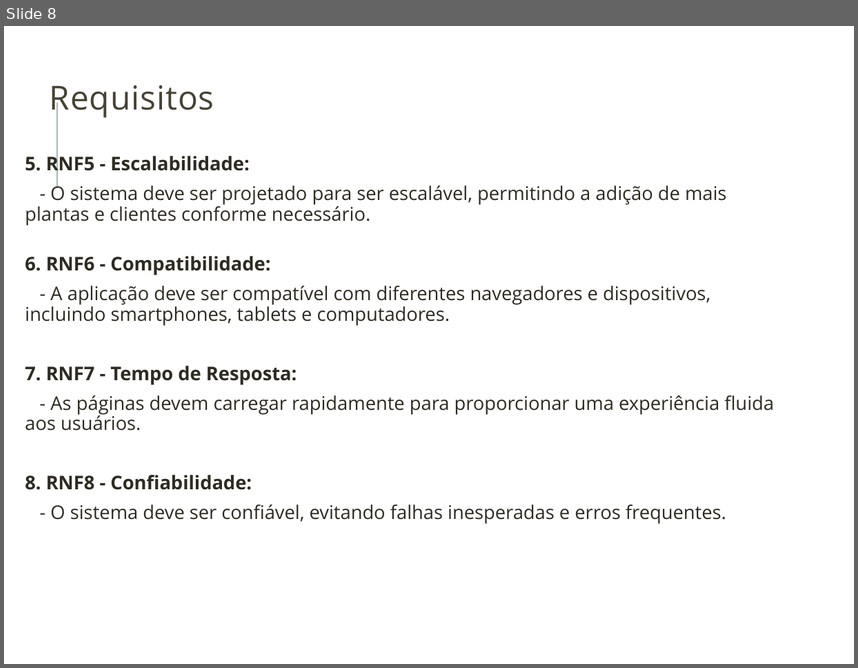
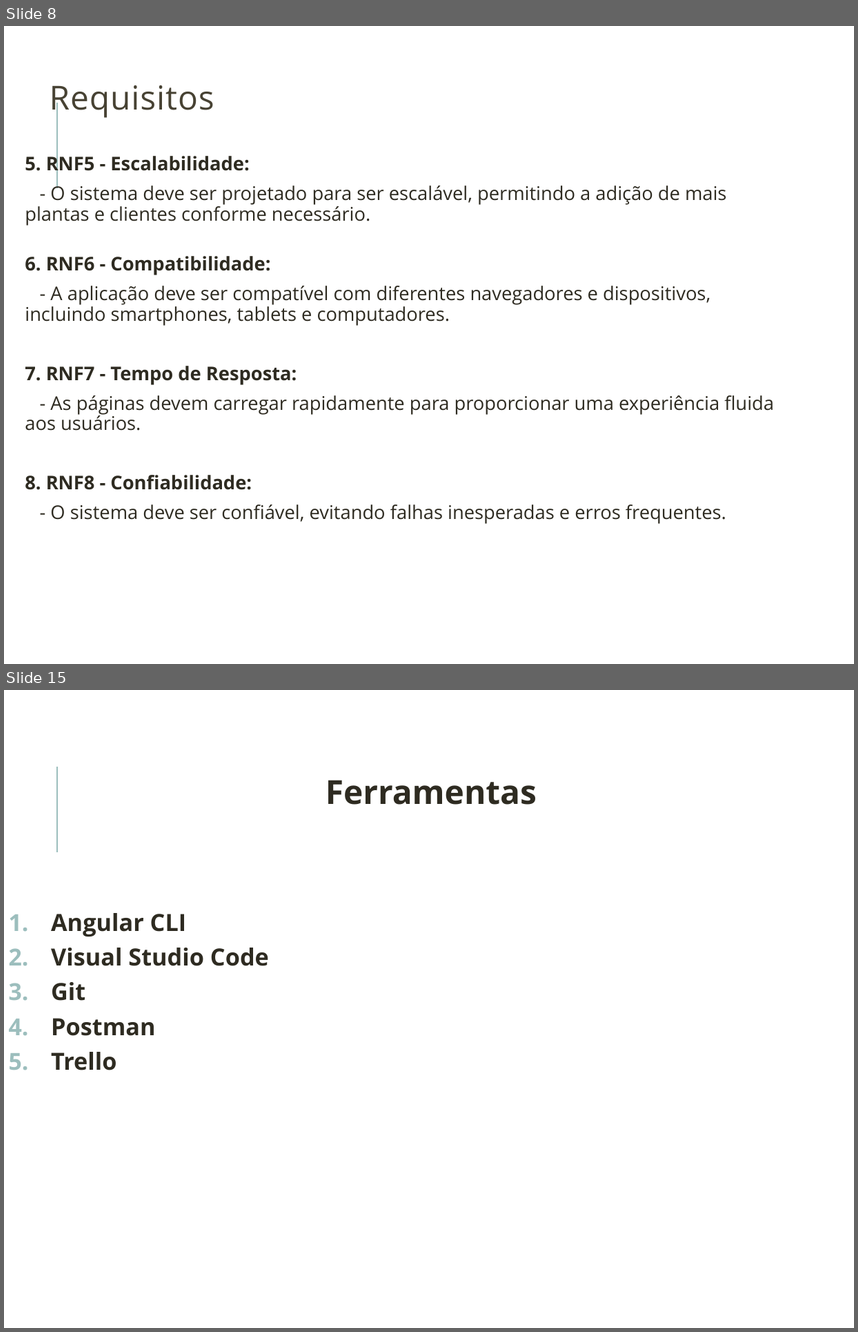
Before and after one commit to erik-tomelin/arborizacao_social, a slide deck: Template_defesa_tema.pptx. Shown one above the other, each under a label of ours: slide 8 before the commit, slides 8 and 15 after it; the slides between them are not shown. The pictures are 858x668 and 858x1332 pixels, drawn with LibreOffice and Linux fonts; fonts in the diff are those of the drawing; background and template pictures are left out. Boxes give left, top, right and bottom in pixels: in the first picture for what was removed or moved away, otherwise in the second. Text is boxed around its words. In the diff, an @@ line names an element or a change of style, - is before the commit and + after.

```diff
--- a/Template_defesa_tema.pptx
+++ b/Template_defesa_tema.pptx
@@ slide 15 added at (4,690,854,1328), background picture (left out); not listed: 1 template element that a slide beside it also shows @@
@@ text added at (51,780,537,1070), 20 pt, text #2E2B21, bold @@
+Ferramentas
+1. Angular CLI
+2. Visual Studio Code
+3. Git
+4. Postman
+5. Trello
```
Also in this commit, not shown: 5 slides changed, 5 other slides added, 1 slide removed.
